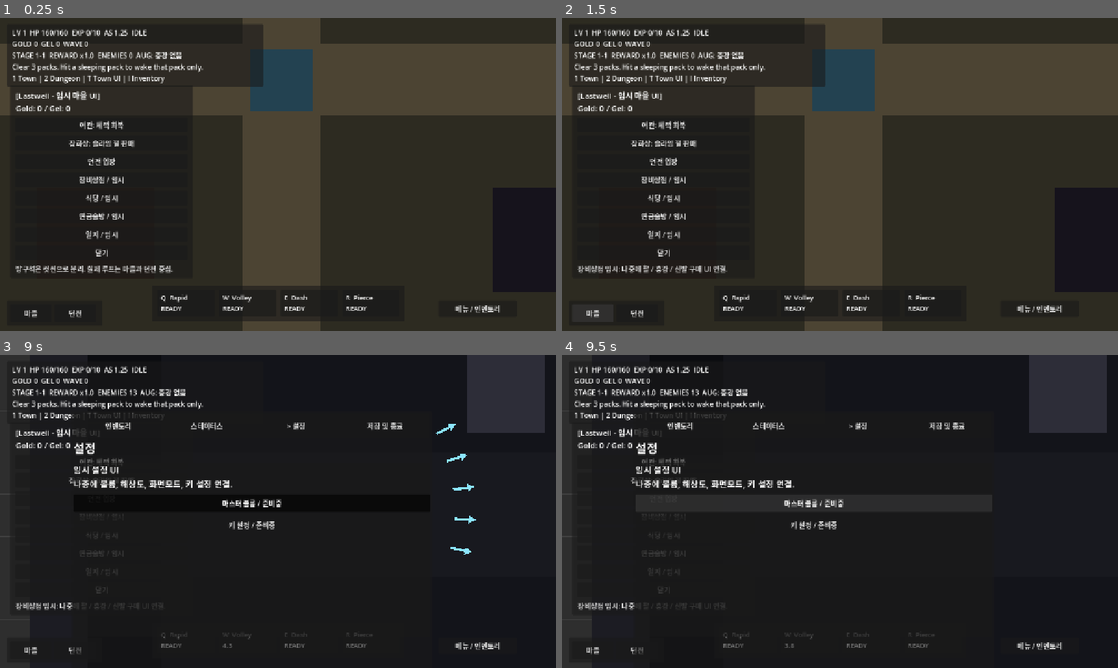
Above: before the commit, frames 1-4 (two rows, left to right).
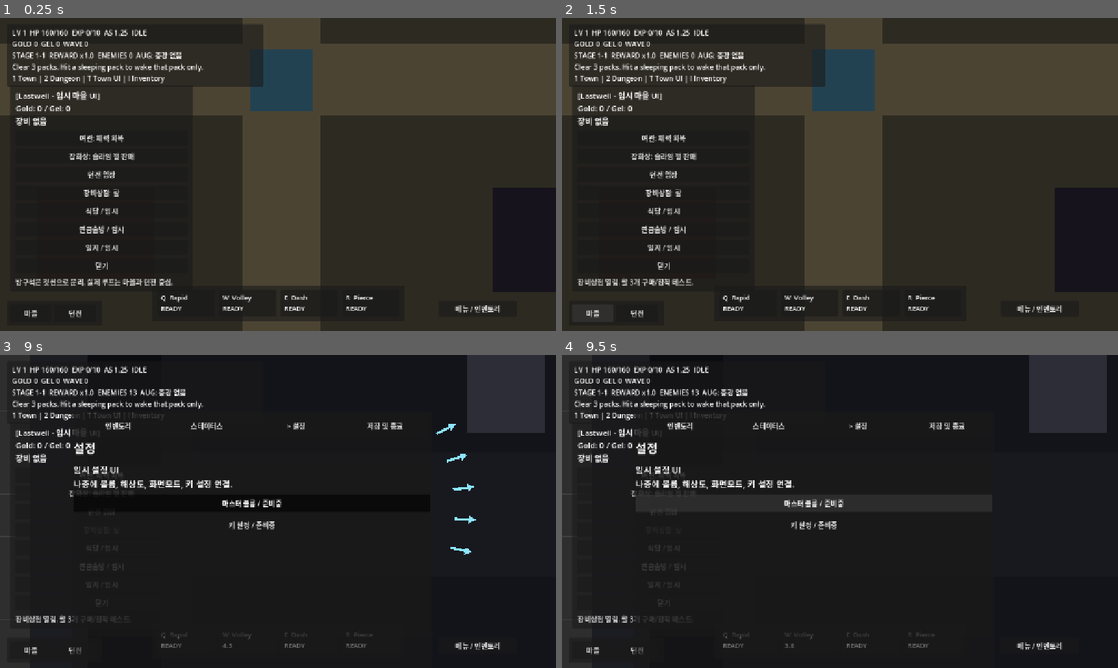
Above: after the commit, the same moments.

Repository: danyoon0760/last-archer
Game: Godot game, scene res://scenes/Main.tscn
Same seed, same stepped clock (60 frames per second), same inputs: the game is played once before the commit and once after it.
Inputs (mouse positions are in pixels of both pictures, inside the frame that each line leads up to):
- Up to frame 1 (0.25 s): no input
- Up to frame 2 (1.5 s): click "장비상점 / 임시" (after the commit: "장비상점: 활") at 0.5 s; click "마을" at 1.25 s
- Up to frame 3 (9 s): click "던전" at 2 s; click "메뉴 / 인벤토리" at 2.75 s; click "> 인벤토리" at 3.5 s; click "스테이터스" at 4.25 s; click "인벤토리" at 5 s; click "설정" at 5.75 s; click "> 설정" at 6.5 s; click "마스터 볼륨 / 준비중" at 7.25 s; click "키 설정 / 준비중" at 8 s; tap Enter at 8.75 s; move the mouse to (400, 495) at 8.77 s; hold W from 8.78 s (still down); tap T at 8.85 s; click (400, 495) at 8.92 s
- Up to frame 4 (9.5 s): keep holding W

The runs differ from the first frame. In frame 1, 2.4% of the frame differs, in the area x 2-32%, y 31-86%; in frame 2, 2.3%; in frame 3, 0.7%; in frame 4, 0.7%.
Error in both runs: Invalid call. Nonexistent 'int' constructor. (res://scripts/augment_manager.gd:195)

Commit message:
Open bow equipment shop from town UI

Diff:
--- a/scripts/hud.gd
+++ b/scripts/hud.gd
@@ -149,7 +149,7 @@
 	dungeon_button.pressed.connect(_on_enter_dungeon_button_pressed)
 	column.add_child(dungeon_button)
 
-	var equipment_button := make_button("장비상점 / 임시")
+	var equipment_button := make_button("장비상점: 활")
 	equipment_button.pressed.connect(_on_equipment_button_pressed)
 	column.add_child(equipment_button)
 
@@ -254,7 +254,7 @@
 	death_label.position = Vector2(505, 310)
 	death_label.add_theme_font_size_override("font_size", 34)
 	death_label.add_theme_color_override("font_color", Color(1.0, 0.25, 0.25))
-	death_label.text = "DEAD\nPress R to Restart"
+	death_label.text = "DEAD\nUse death panel"
 	death_label.horizontal_alignment = HORIZONTAL_ALIGNMENT_CENTER
 	death_label.visible = false
 	add_child(death_label)
@@ -345,10 +345,14 @@
 func get_town_text() -> String:
 	var gold_text := "0"
 	var gel_text := "0"
+	var equipment_text := "장비 없음"
 	if game_manager != null:
 		gold_text = str(game_manager.get("gold"))
 		gel_text = str(game_manager.get("slime_gel"))
-	return "[Lastwell - 임시 마을 UI]\nGold: " + gold_text + " / Gel: " + gel_text
+	var equipment_manager := get_tree().get_first_node_in_group("equipment_manager")
+	if equipment_manager != null and equipment_manager.has_method("get_equipment_summary"):
+		equipment_text = equipment_manager.get_equipment_summary()
+	return "[Lastwell - 임시 마을 UI]\nGold: " + gold_text + " / Gel: " + gel_text + "\n" + equipment_text
 
 func get_reward_text() -> String:
 	if not is_instance_valid(stage_run_manager):
@@ -409,7 +413,10 @@
 	load_map("load_dungeon")
 
 func _on_equipment_button_pressed() -> void:
-	set_town_message("장비상점 임시: 나중에 활 / 흉갑 / 신발 구매 UI 연결.")
+	var shop := get_tree().get_first_node_in_group("equipment_shop_overlay")
+	if shop != null and shop.has_method("open_shop"):
+		shop.open_shop()
+	set_town_message("장비상점 열림. 활 3개 구매/장착 테스트.")
 
 func _on_food_button_pressed() -> void:
 	set_town_message("식당 임시: 나중에 골드로 다음 스테이지용 음식 버프 구매.")
